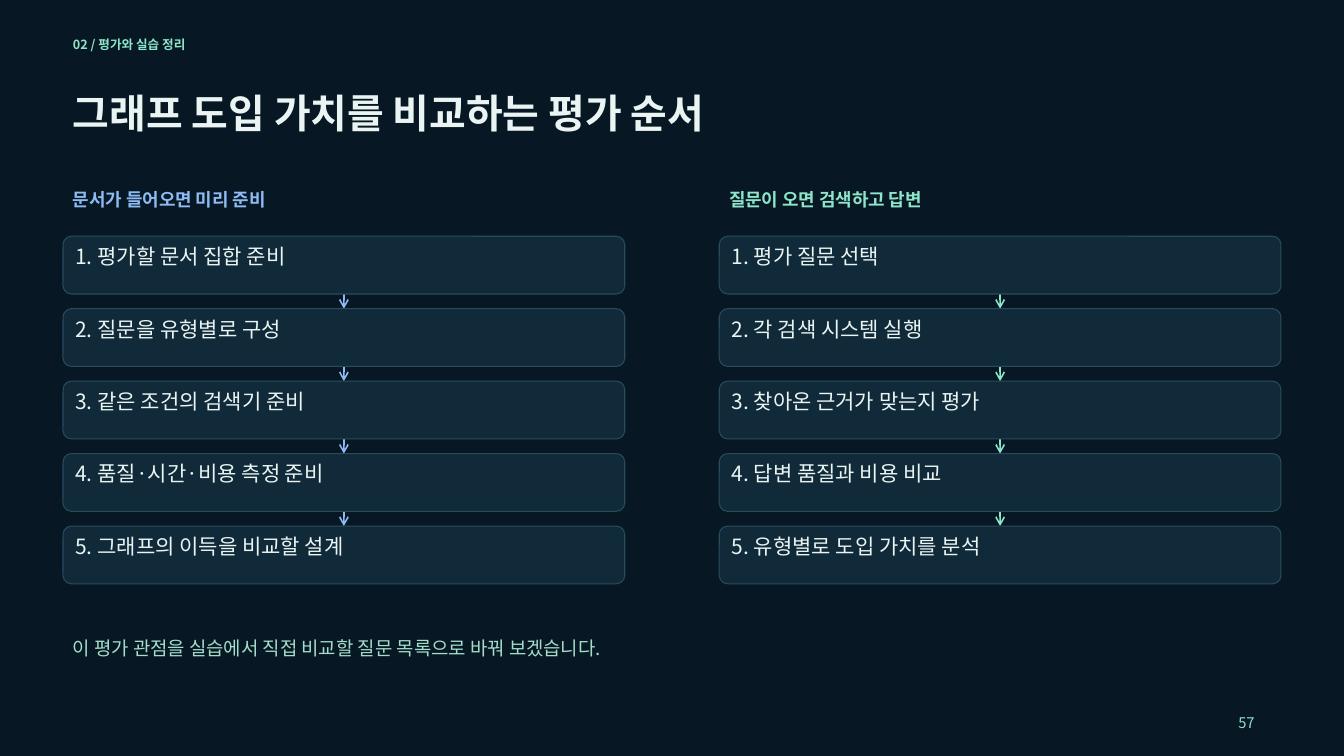
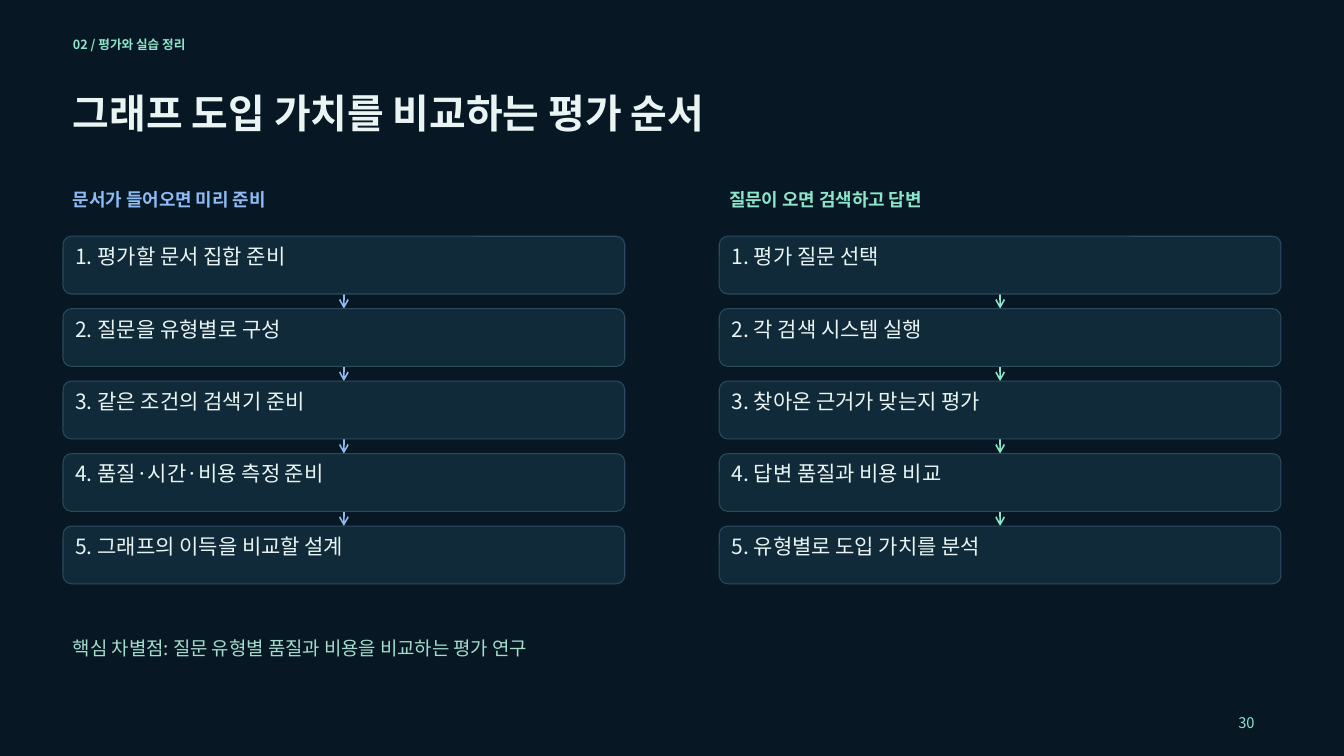
Before and after one commit to euiyulsong/graphrag-atlas, a slide deck: slide 30 of slides/GraphRAG_Atlas_Tech_Seminar.pptx (slide 57 before the commit). Drawn at 1344x756 pixels with LibreOffice and Linux fonts; fonts in the diff are those of the drawing. Boxes give left, top, right and bottom in pixels: in the first picture for what was removed or moved away, otherwise in the second. Text is boxed around its words. In the diff, an @@ line names an element or a change of style, - is before the commit and + after.

```diff
--- a/slides/GraphRAG_Atlas_Tech_Seminar.pptx
+++ b/slides/GraphRAG_Atlas_Tech_Seminar.pptx
@@ text at [73, 639, 527, 657]: text changed @@
-이 평가 관점을 실습에서 직접 비교할 질문 목록으로 바꿔 보겠습니다.
+핵심 차별점: 질문 유형별 품질과 비용을 비교하는 평가 연구
@@ text at [1238, 717, 1254, 728]: text changed @@
-57
+30
```
Also in this commit, not shown: 12 other slides changed, 30 slides removed, 5 other files.
